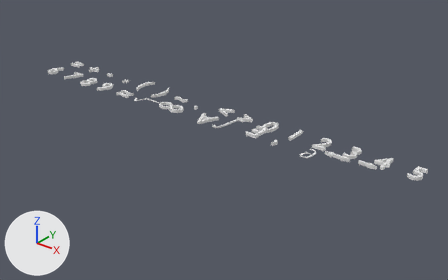
Before and after pictures for a commit that changed the Blender file resources/3D/Math_World/math/blend/math.blend.
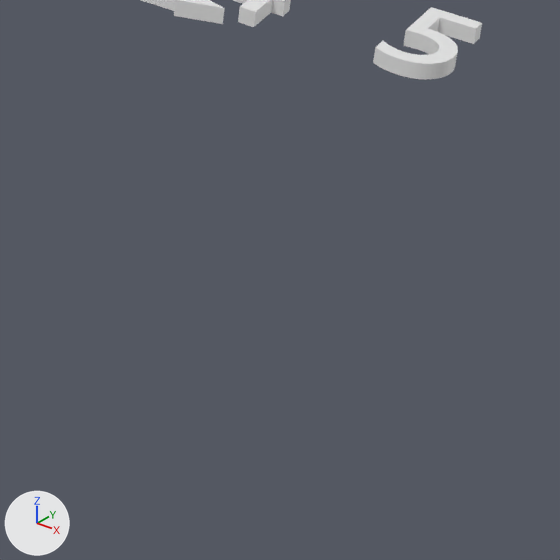
The first picture shows the older version from a camera (50 mm lens) standing at (12.88, -8.04, 8.5) and looking at (0.81, 7.05, -0.85). The close-ups show both versions on the part from 74% to 99% of the width and 59% to 99% of the height of that picture; other places that the commit changed are outside them. Arrows for +X, +Y and +Z are at lower left; the lights stay in place.

In view in the first close-up: '&rArr;', '4', '5'.
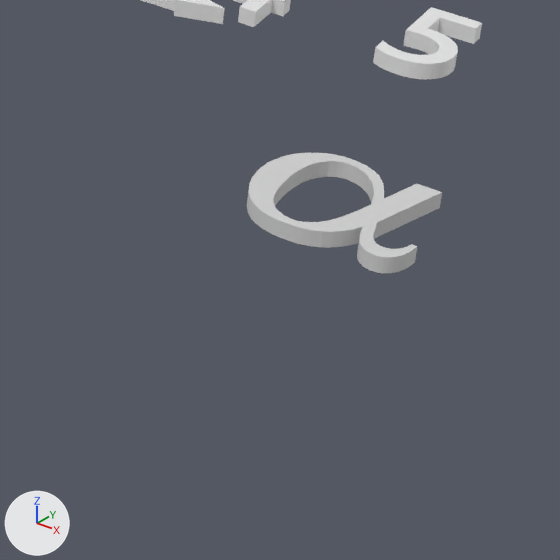
The change, as a list of edits to the scene's bpy script:
```text
Add mat_material_007:
    mat_material_007 = diffuse_material('Material.007')
    mat_material_007.base_color = (0.64, 0.64, 0.64)  # light grey #d1d1d1
Add me_plane_008:
    me_plane_008.from_pydata(...)  # 222 vertices, 444 faces; spans x -4.98..5.0, y -4.21..4.21, z 0.0..0.01
    me_plane_008.materials.append(mat_material_007)  # light grey #d1d1d1
Add ob_alpha:
    ob_alpha = bpy.data.objects.new('alpha', me_plane_008)
    ob_alpha.location = (7.58, 6.303, -0.57)
    ob_alpha.scale = (0.1, 0.1, 10.0)
```

Boxes (x1, y1, x2, y2) around the edits, measured in the close-ups (560 x 560 px):
'alpha', added
    after: (247, 153, 442, 273)
